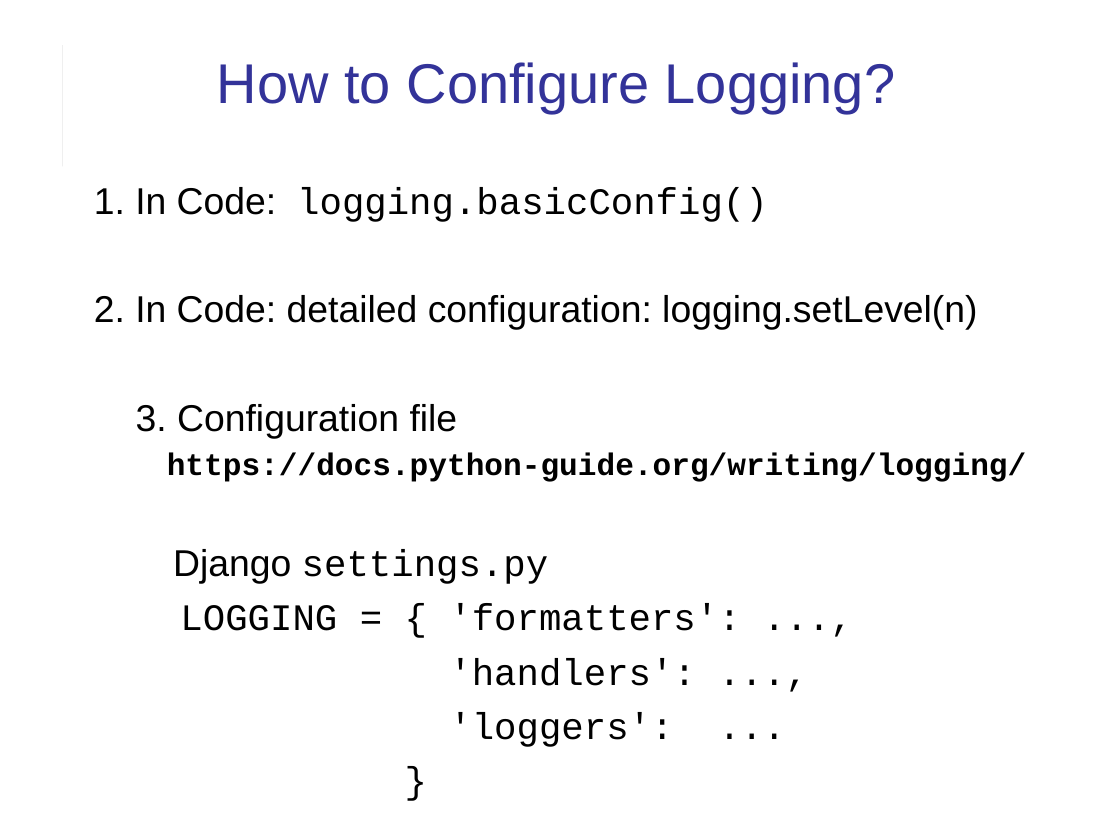
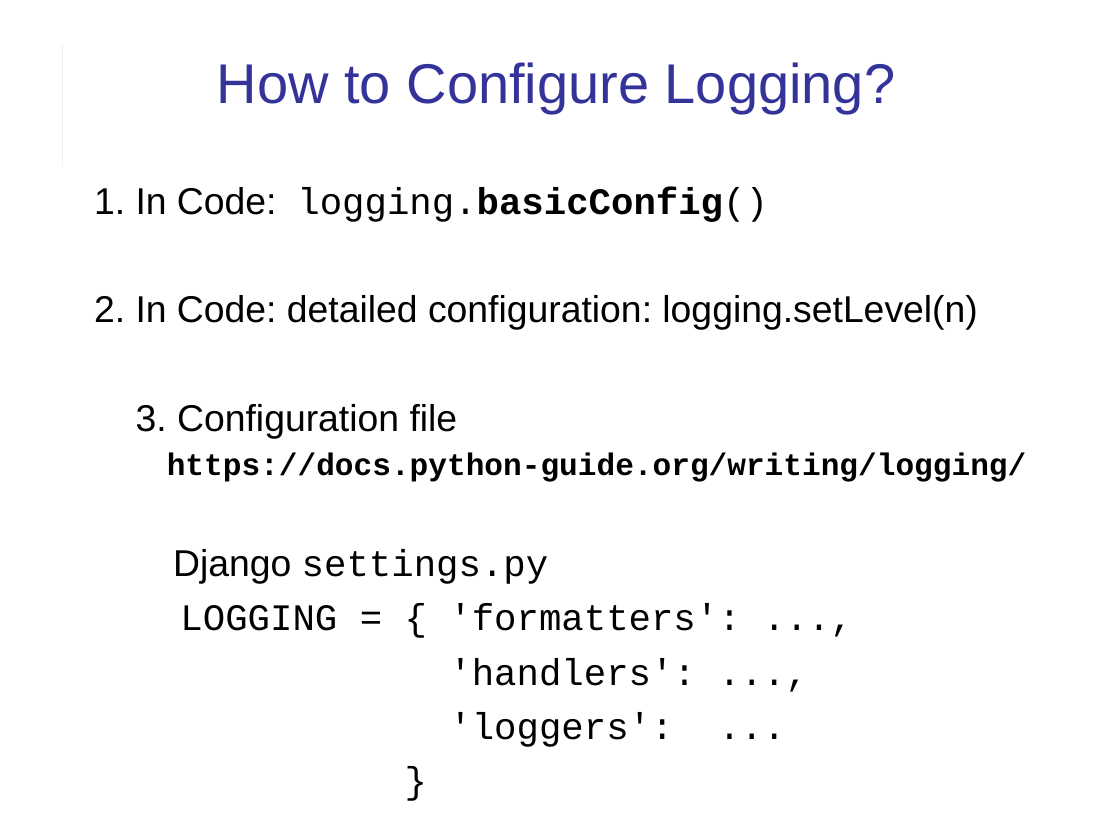
Before and after one commit to cpske/ISP, a slide deck: slide 20 of logging/Logging.ppt. Drawn at 1120x840 pixels with LibreOffice and Linux fonts; fonts in the diff are those of the drawing. Boxes give left, top, right and bottom in pixels: in the first picture for what was removed or moved away, otherwise in the second. Text is boxed around its words. In the diff, an @@ line names an element or a change of style, - is before the commit and + after.

Commit message:
update instructions for logging practice. Include factor.py

```diff
--- a/logging/Logging.ppt
+++ b/logging/Logging.ppt
@@ text "1. In Code: logging.basicConfig()" at [94, 187, 1027, 747]: bold on in "logging.basicConfig()" @@
```
Also in this commit, not shown: 7 other slides changed, 1 slide removed, 3 other files.
